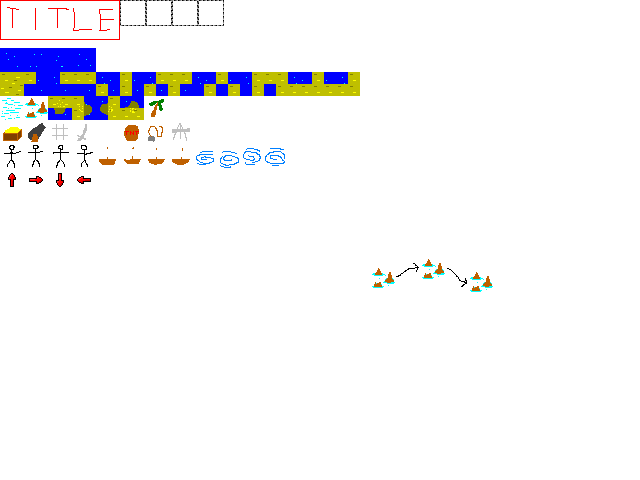
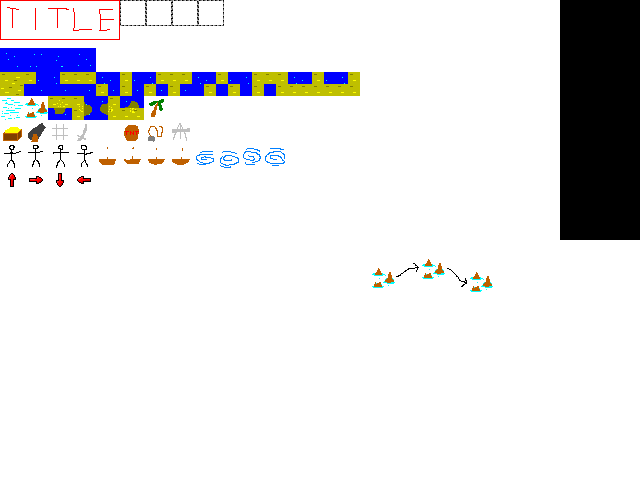
Before/after of a (640, 480) layered artwork. What changed in the layer stack:
painted on "content" over <box>560,0,640,240</box>
